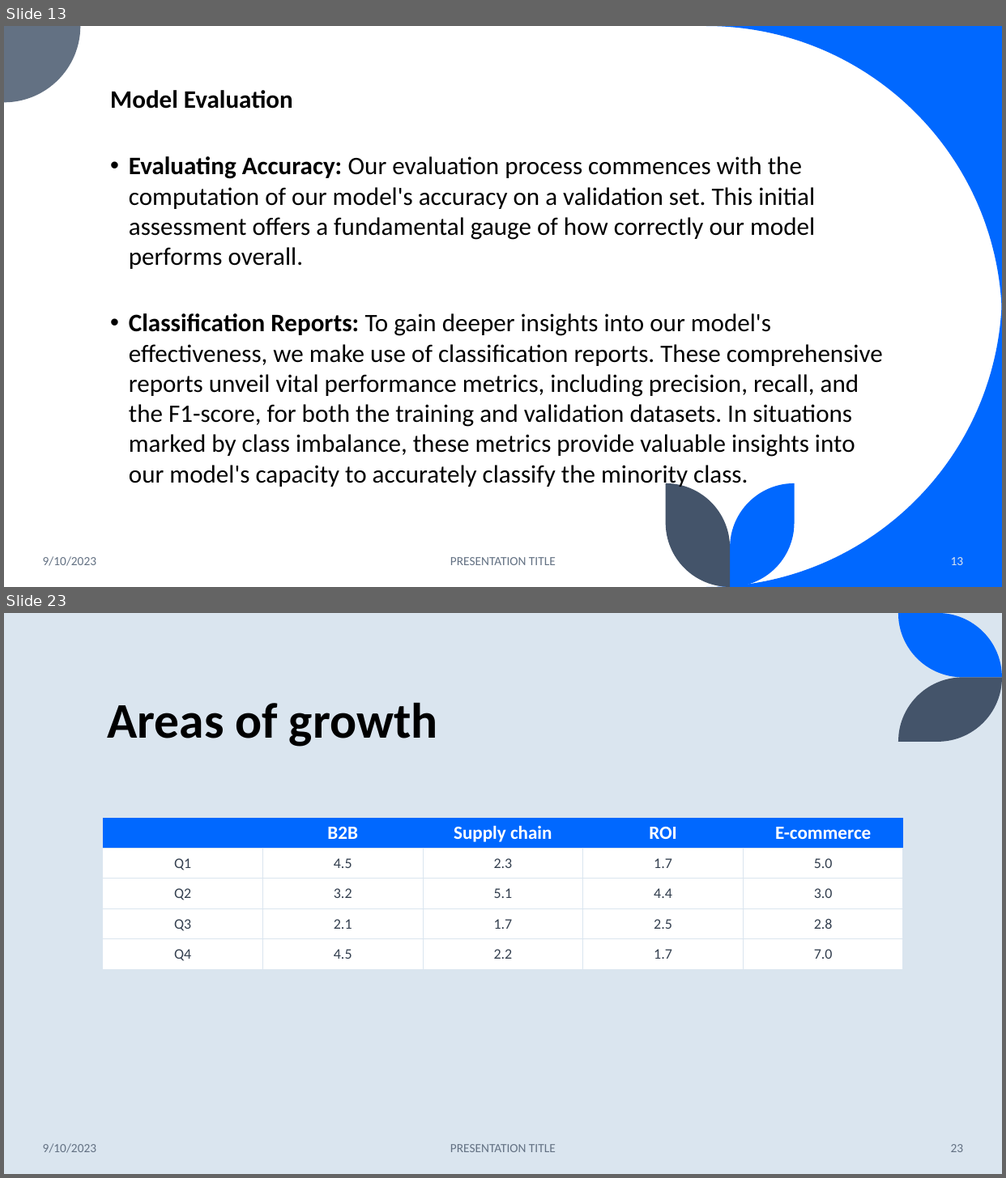
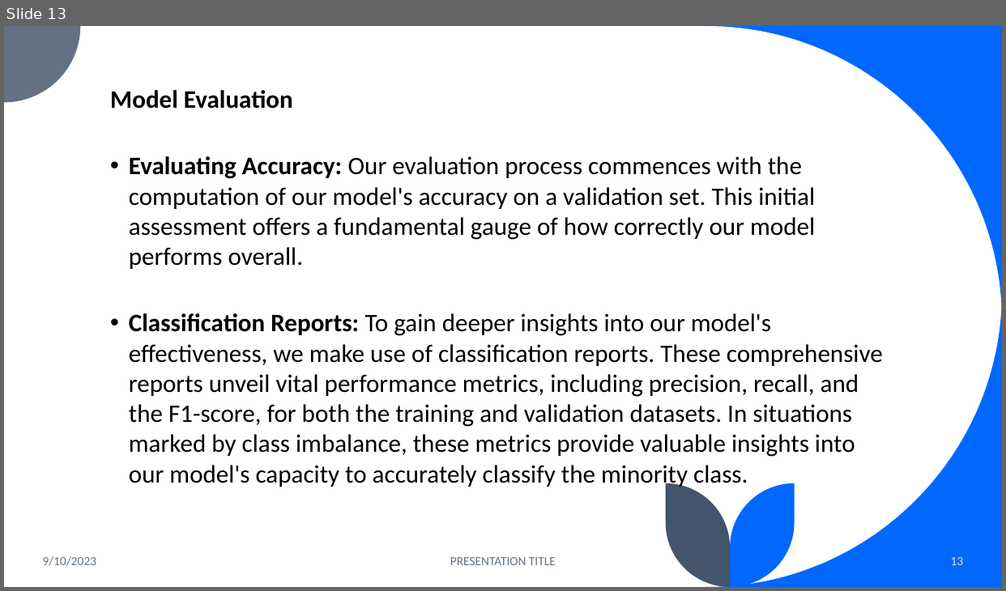
Before and after one commit to DeeeTeeee/IncomePredictionZindziProject, a slide deck: Income Prediction Challenge for Azubian - PPT.pptx. Shown one above the other, each under a label of ours: slides 13 and 23 before the commit, slide 13 after it; the slides between them are not shown. The pictures are 1006x1178 and 1006x591 pixels, drawn with LibreOffice and Linux fonts; fonts in the diff are those of the drawing. Boxes give left, top, right and bottom in pixels: in the first picture for what was removed or moved away, otherwise in the second. Text is boxed around its words. In the diff, an @@ line names an element or a change of style, - is before the commit and + after.

```diff
--- a/Income Prediction Challenge for Azubian - PPT.pptx
+++ b/Income Prediction Challenge for Azubian - PPT.pptx
@@ slide 23 removed at [4,613,1002,1174], background #DAE5EF @@
@@ freeform shape removed at [898,613,1002,677] @@
@@ freeform shape removed at [898,677,1002,742] @@
@@ title removed at [107,702,438,747] @@
-Areas of growth
@@ table removed at [103,818,904,970], 5 rows, 5 columns @@
- | B2B | Supply chain | ROI | E-commerce
-Q1 | 4.5 | 2.3 | 1.7 | 5.0
-Q2 | 3.2 | 5.1 | 4.4 | 3.0
-Q3 | 2.1 | 1.7 | 2.5 | 2.8
-Q4 | 4.5 | 2.2 | 1.7 | 7.0
@@ text removed at [43,1144,96,1153] @@
-9/10/2023
@@ text removed at [450,1144,556,1152] @@
-PRESENTATION TITLE
@@ page number removed at [951,1144,964,1152] @@
-23
```
Also in this commit, not shown: 6 slides changed, 3 slides added, 10 other slides removed, 1 other file.
